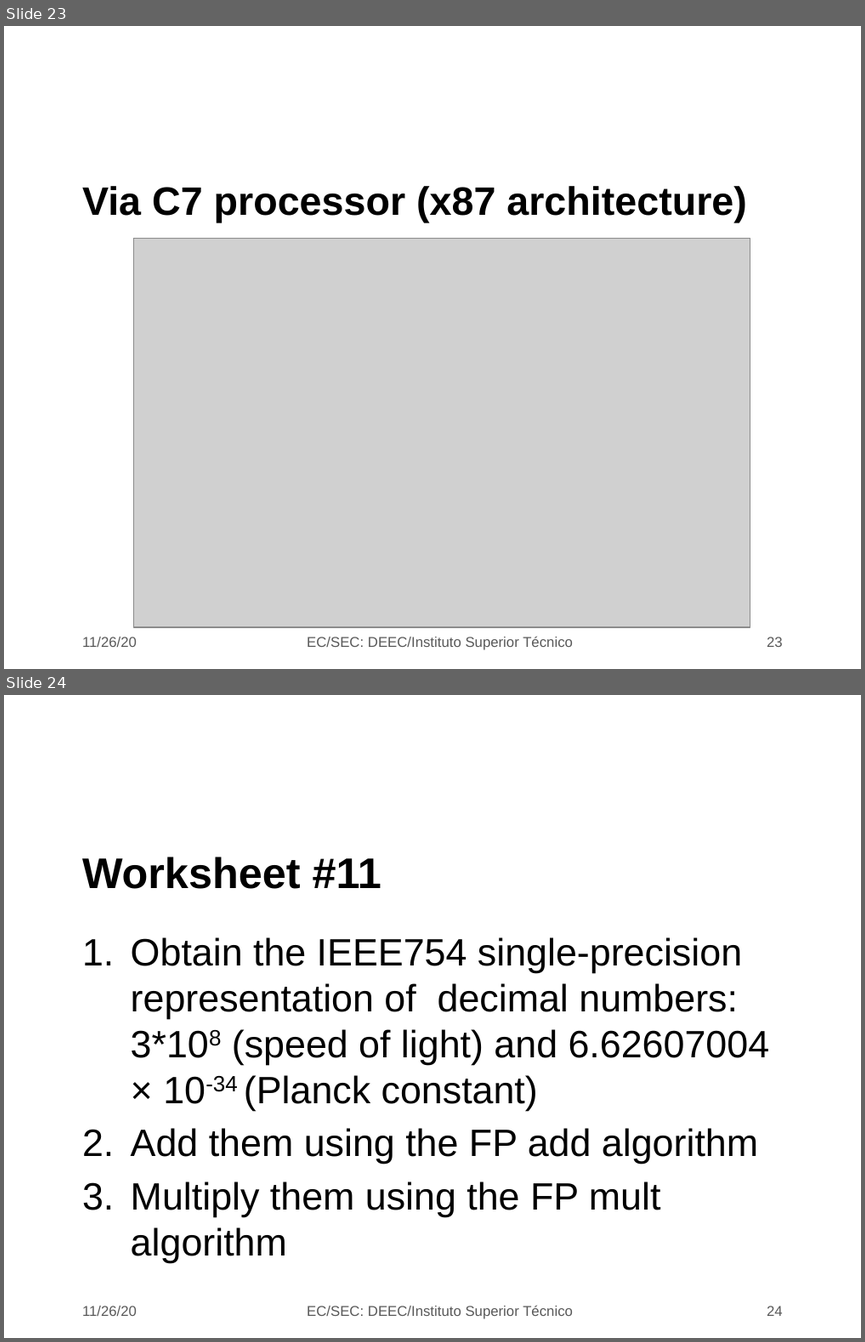
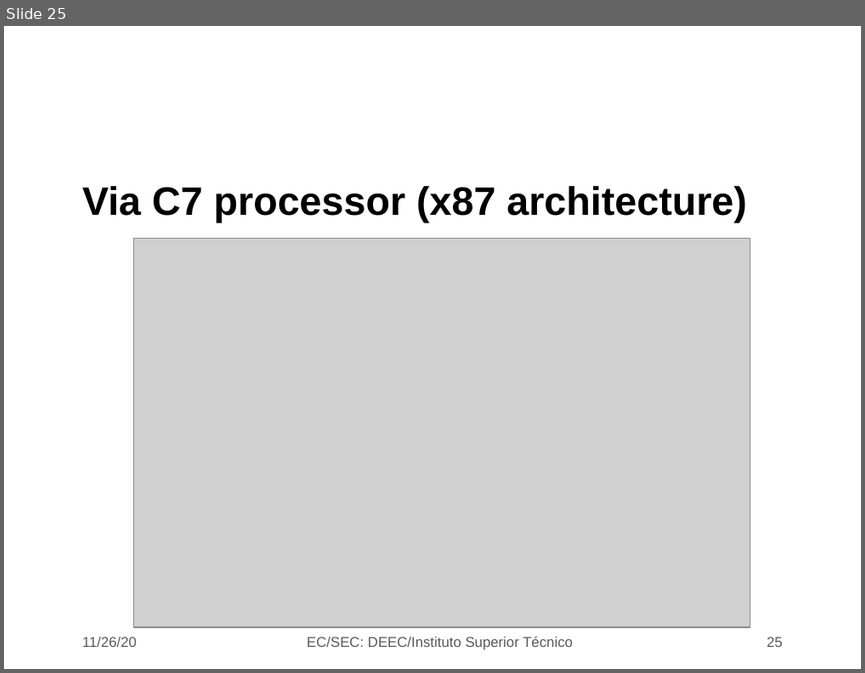
Before and after one commit to jjts/ist-sec, a slide deck: lectures/l20/l20.odp. Shown one above the other, each under a label of ours: slides 23 and 24 before the commit, slide 25 after it. The pictures are 865x1342 and 865x673 pixels, drawn with LibreOffice and Linux fonts; fonts in the diff are those of the drawing; grey boxes stand for pictures; background and template pictures are left out. Boxes give left, top, right and bottom in pixels: in the first picture for what was removed or moved away, otherwise in the second. Text is boxed around its words. In the diff, an @@ line names an element or a change of style, - is before the commit and + after.

```diff
--- a/lectures/l20/l20.odp
+++ b/lectures/l20/l20.odp
@@ slide 24 removed at box(4, 695, 861, 1338), background picture (left out) @@
@@ title removed at box(82, 857, 381, 889) @@
-Worksheet #11
@@ text removed at box(131, 937, 770, 1263) @@
-1. Obtain the IEEE754 single-precision representation of decimal numbers: 3*108 (speed of light) and 6.62607004 × 10-34 (Planck constant)
-2. Add them using the FP add algorithm
-3. Multiply them using the FP mult algorithm
@@ text removed at box(82, 1305, 137, 1315) @@
-11/26/20
@@ text removed at box(307, 1304, 573, 1319) @@
-EC/SEC: DEEC/Instituto Superior Técnico
@@ page number removed at box(766, 1305, 783, 1315) @@
-24
@@ what was slide 23 is now slide 25 @@
@@ page number at box(766, 636, 783, 646): text changed @@
-23
+25
```
Also in this commit, not shown: 4 slides changed, 2 slides added, 3 other files.
